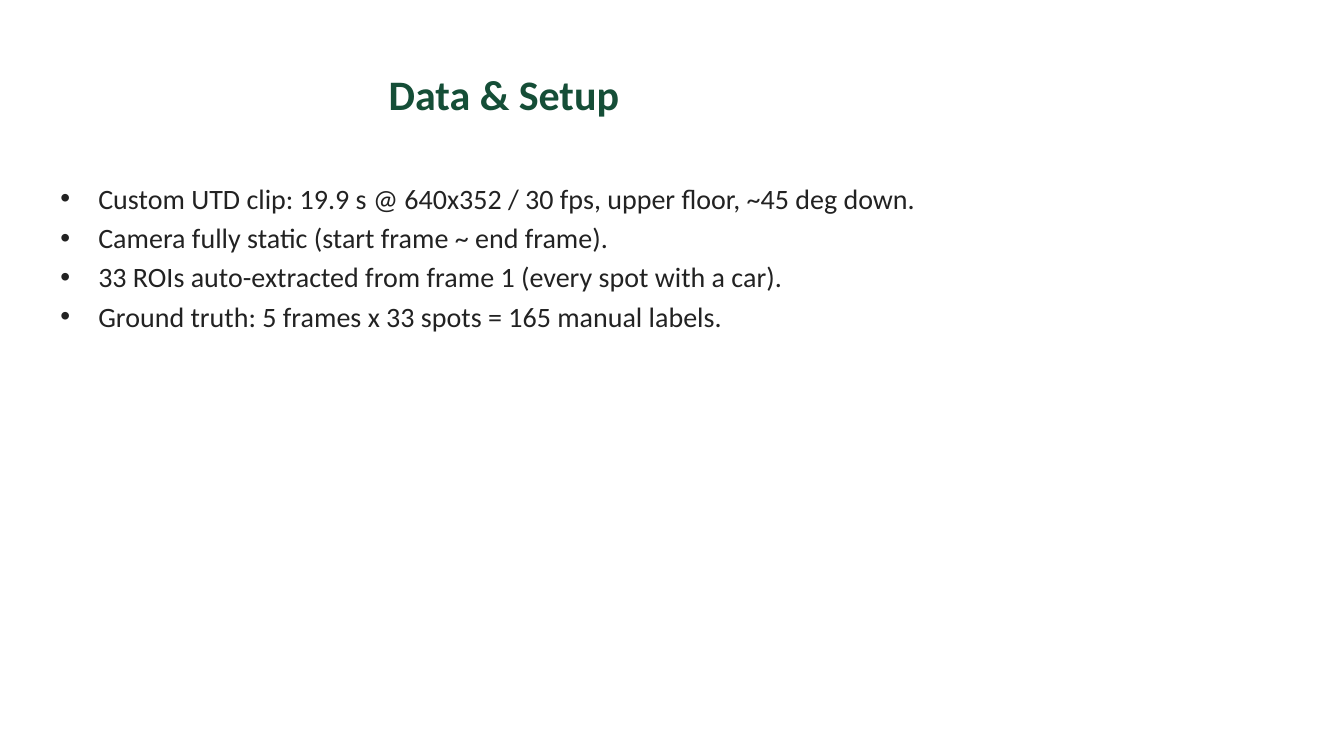
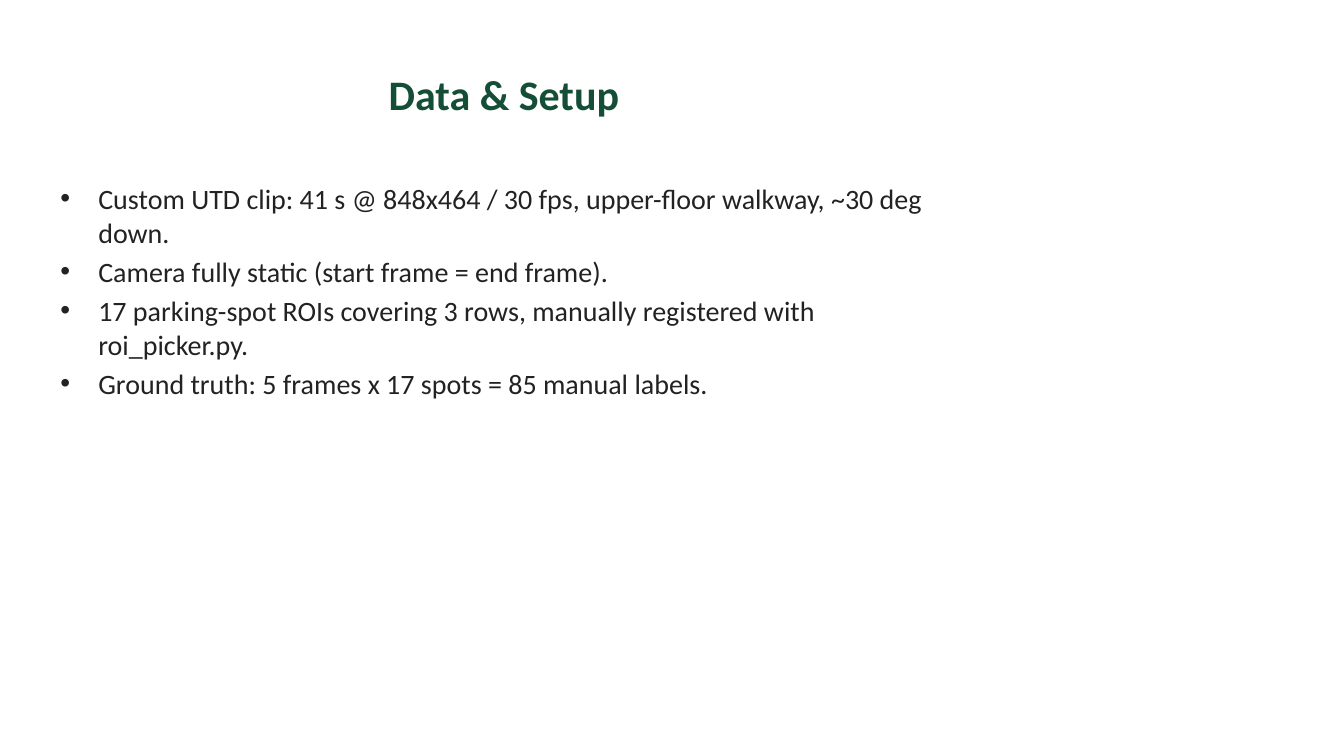
Before and after one commit to Eswar-deep/CV-assignment, a slide deck: slide 5 of presentation/slides.pptx. Drawn at 1344x756 pixels with LibreOffice and Linux fonts; fonts in the diff are those of the drawing. Boxes give left, top, right and bottom in pixels: in the first picture for what was removed or moved away, otherwise in the second. Text is boxed around its words. In the diff, an @@ line names an element or a change of style, - is before the commit and + after.

```diff
--- a/presentation/slides.pptx
+++ b/presentation/slides.pptx
@@ text at [98, 189, 922, 399]: text changed @@
-• Custom UTD clip: 19.9 s @ 640x352 / 30 fps, upper floor, ~45 deg down.
-• Camera fully static (start frame ~ end frame).
-• 33 ROIs auto-extracted from frame 1 (every spot with a car).
-• Ground truth: 5 frames x 33 spots = 165 manual labels.
+• Custom UTD clip: 41 s @ 848x464 / 30 fps, upper-floor walkway, ~30 deg down.
+• Camera fully static (start frame = end frame).
+• 17 parking-spot ROIs covering 3 rows, manually registered with roi_picker.py.
+• Ground truth: 5 frames x 17 spots = 85 manual labels.
```
Also in this commit, not shown: 2 other slides changed, 45 other files.
